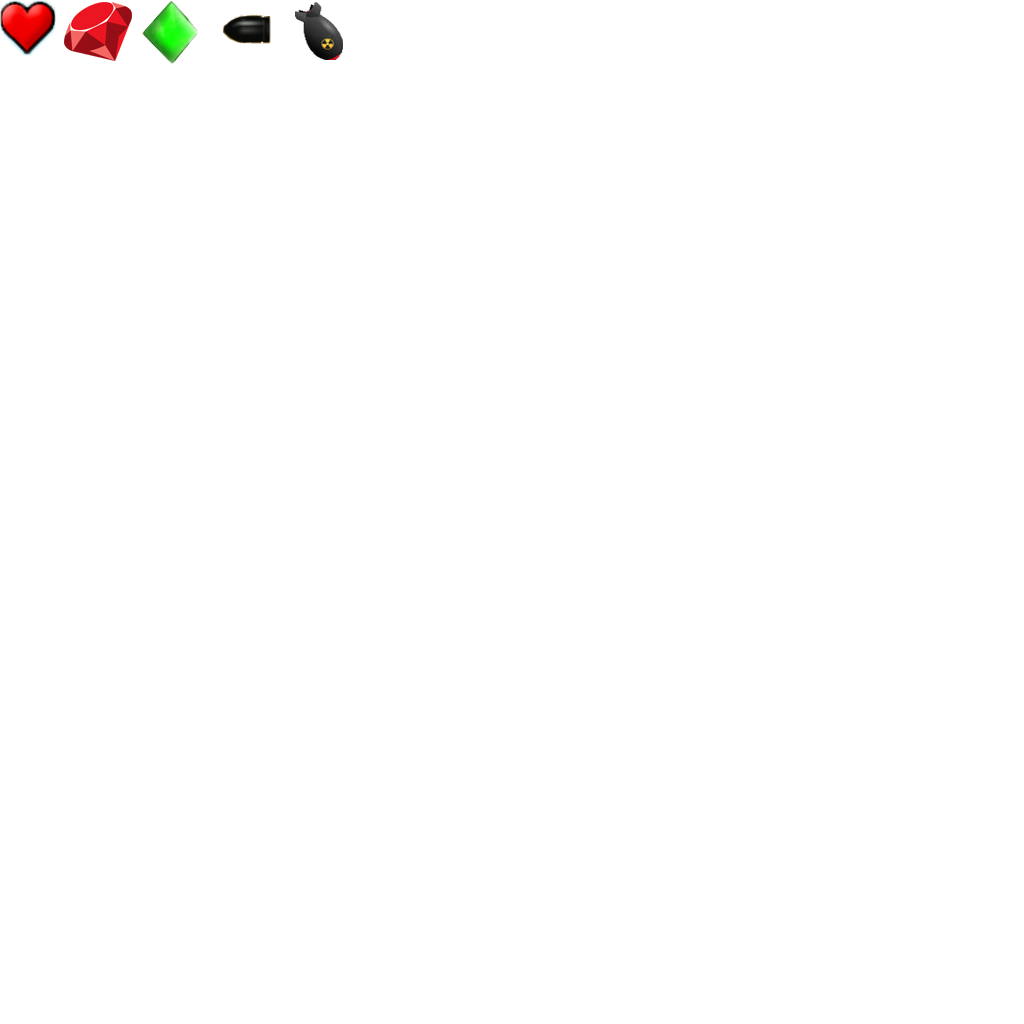
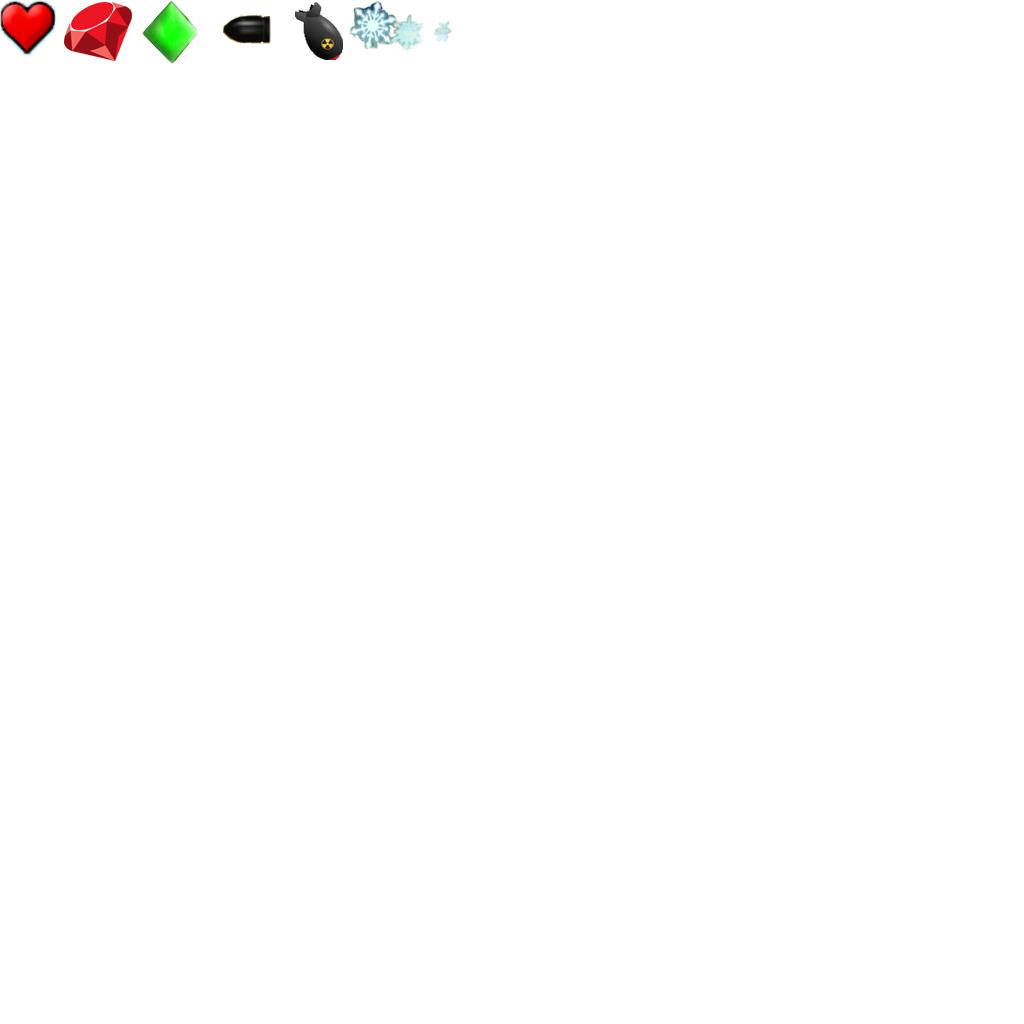
Comparing the layer stacks of the two 1024×1024 images. Changes:
moved "Layer 1" above "Layer 0", painted on it over [349, 0, 453, 51]
